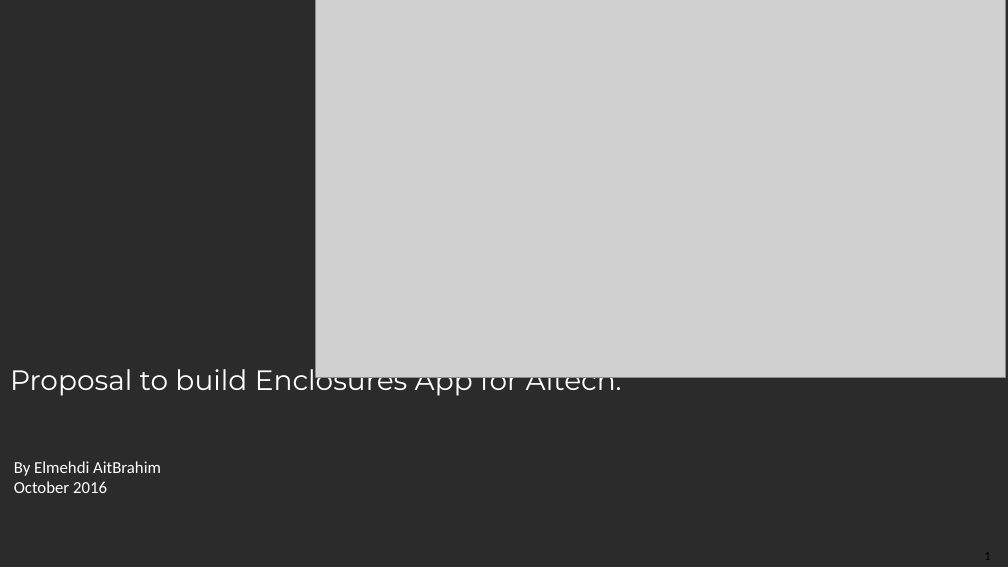
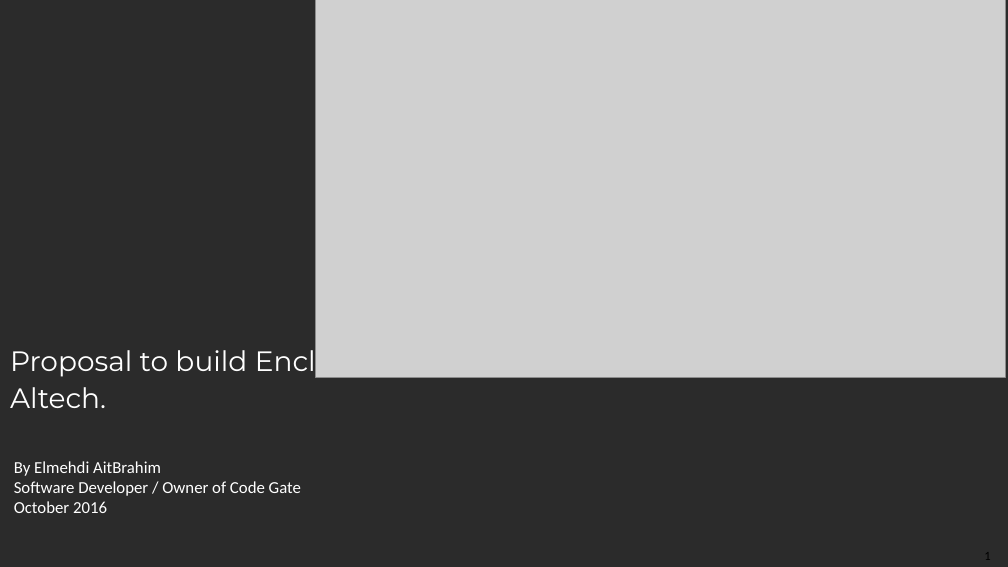
Before and after one commit to eaitbrahim/AltechEnclosures, a slide deck: slide 1 of Code Gate Proposal to Altech for Enclosures App.pptx. Drawn at 1008x567 pixels with LibreOffice and Linux fonts; fonts in the diff are those of the drawing; grey boxes stand for pictures; background and template pictures are left out; a plain dark background stands for a picture behind light text. Boxes give left, top, right and bottom in pixels: in the first picture for what was removed or moved away, otherwise in the second. Text is boxed around its words. In the diff, an @@ line names an element or a change of style, - is before the commit and + after.

Commit message:
Complete the proposal

```diff
--- a/Code Gate Proposal to Altech for Enclosures App.pptx
+++ b/Code Gate Proposal to Altech for Enclosures App.pptx
@@ title at [10,344,676,408]: text changed @@
-Proposal to build Enclosures App for Altech.
+Proposal to build Enclosures Finder Solution for Altech.
@@ text at [14,461,301,513]: text changed @@
-By Elmehdi AitBrahim October 2016
+By Elmehdi AitBrahim
+Software Developer / Owner of Code Gate October 2016
```
Also in this commit, not shown: 5 other slides changed, 7 slides added, 10 slides removed.
